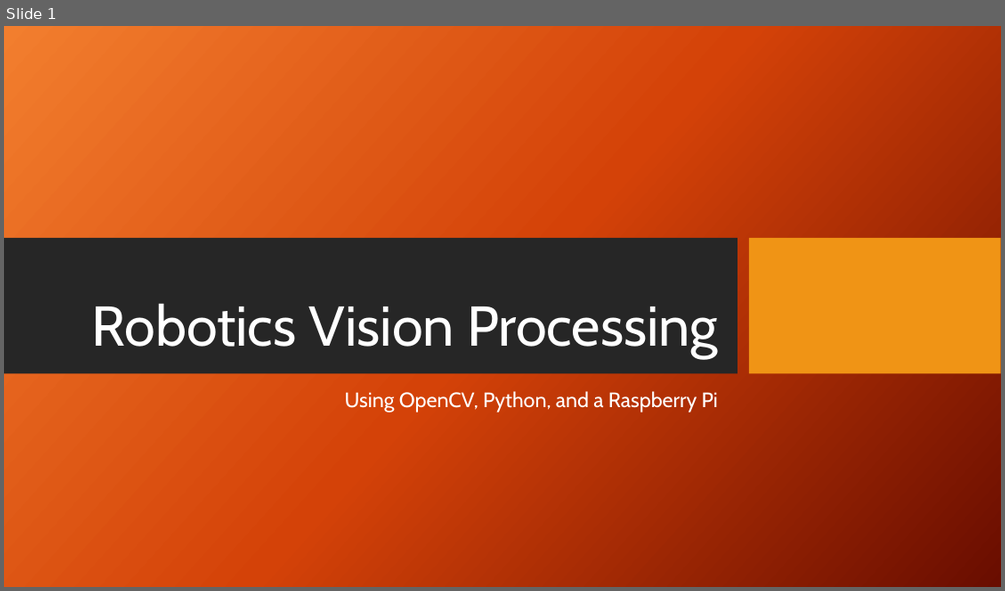
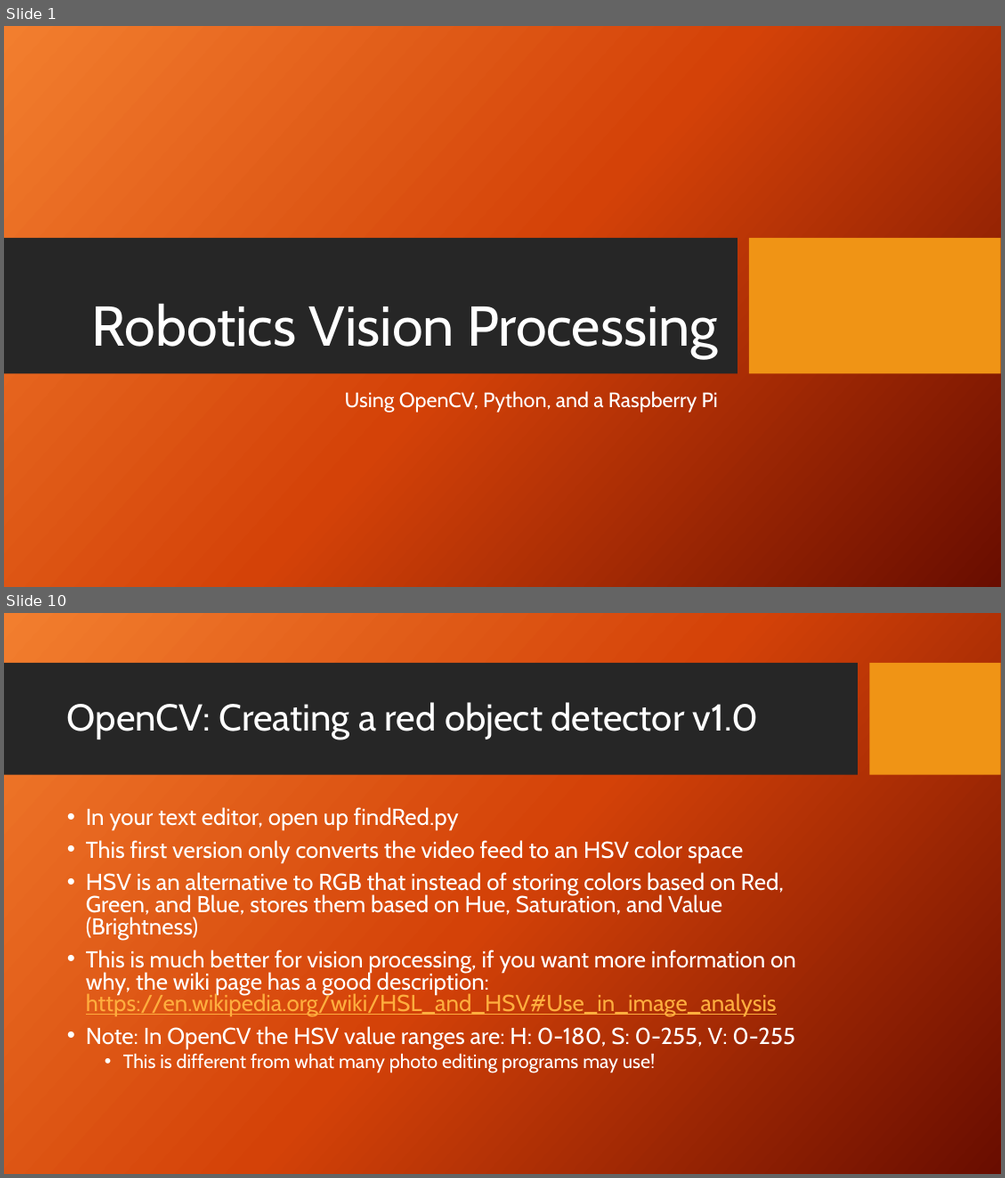
Before and after one commit to jviszlai/opencvPythonTutorial, a slide deck: PowerPoint.pptx. Shown one above the other, each under a label of ours: slide 1 before the commit, slides 1 and 10 after it; the slides between them are not shown. The pictures are 1005x591 and 1005x1178 pixels, drawn with LibreOffice and Linux fonts; fonts in the diff are those of the drawing; background and template pictures are left out. Boxes give left, top, right and bottom in pixels: in the first picture for what was removed or moved away, otherwise in the second. Text is boxed around its words. In the diff, an @@ line names an element or a change of style, - is before the commit and + after.

```diff
--- a/PowerPoint.pptx
+++ b/PowerPoint.pptx
@@ slide 10 added at [4, 613, 1001, 1174], background picture (left out) @@
@@ rectangle added at [4, 663, 858, 775], fill #262626 @@
@@ rectangle added at [870, 663, 1001, 775], fill #F09415 @@
@@ title added at [67, 702, 758, 739], 36 pt, text #FFFFFF @@
+OpenCV: Creating a red object detector v1.0
@@ text added at [86, 807, 796, 1073], 22.2 pt, text #FFFFFF @@
+• In your text editor, open up findRed.py
+• This first version only converts the video feed to an HSV color space
+• HSV is an alternative to RGB that instead of storing colors based on Red, Green, and Blue, stores them based on Hue, Saturation, and Value (Brightness)
+• This is much better for vision processing, if you want more information on why, the wiki page has a good description: https://en.wikipedia.org/wiki/HSL_and_HSV#Use_in_image_analysis
+• Note: In OpenCV the HSV value ranges are: H: 0-180, S: 0-255, V: 0-255
+  • This is different from what many photo editing programs may use!
```
Also in this commit, not shown: 3 slides changed, 11 other slides added.
